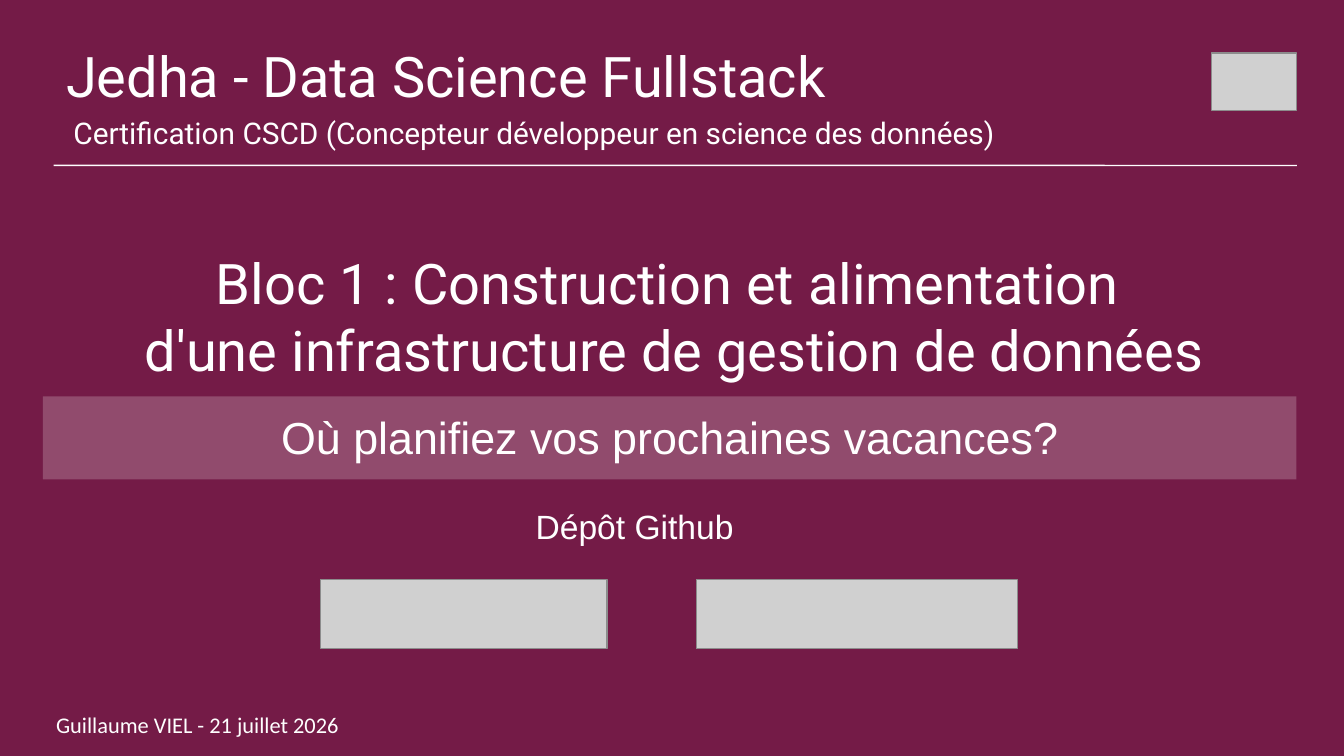
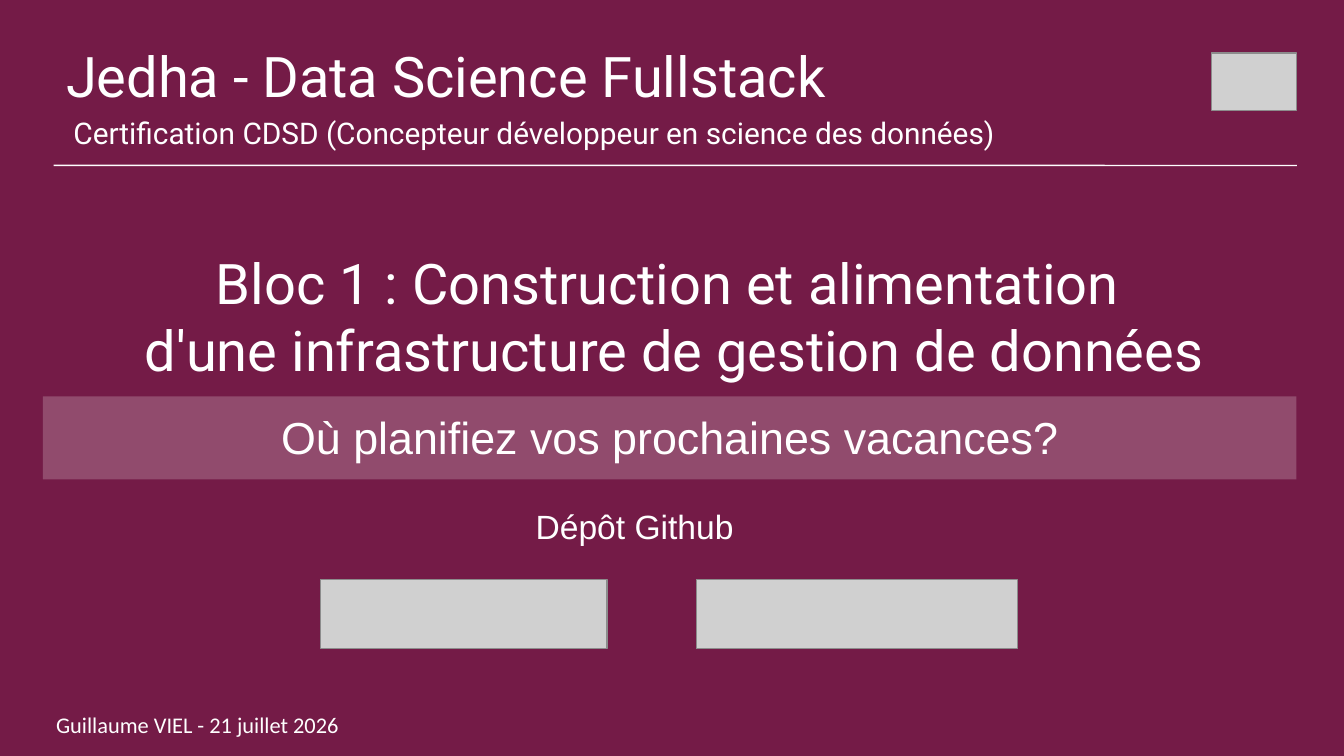
Before and after one commit to gviel/jedha-project-02-kayak, a slide deck: slide 1 of docs/presentation/CDSD_bloc1_kayak_GV.odp. Drawn at 1344x756 pixels with LibreOffice and Linux fonts; fonts in the diff are those of the drawing; grey boxes stand for pictures. Boxes give left, top, right and bottom in pixels: in the first picture for what was removed or moved away, otherwise in the second. Text is boxed around its words. In the diff, an @@ line names an element or a change of style, - is before the commit and + after.

```diff
--- a/docs/presentation/CDSD_bloc1_kayak_GV.odp
+++ b/docs/presentation/CDSD_bloc1_kayak_GV.odp
@@ text at <box>73,120,994,151</box>: text changed @@
-Certification CSCD (Concepteur développeur en science des données)
+Certification CDSD (Concepteur développeur en science des données)
```
Also in this commit, not shown: 1 other slide changed, 2 other files.
